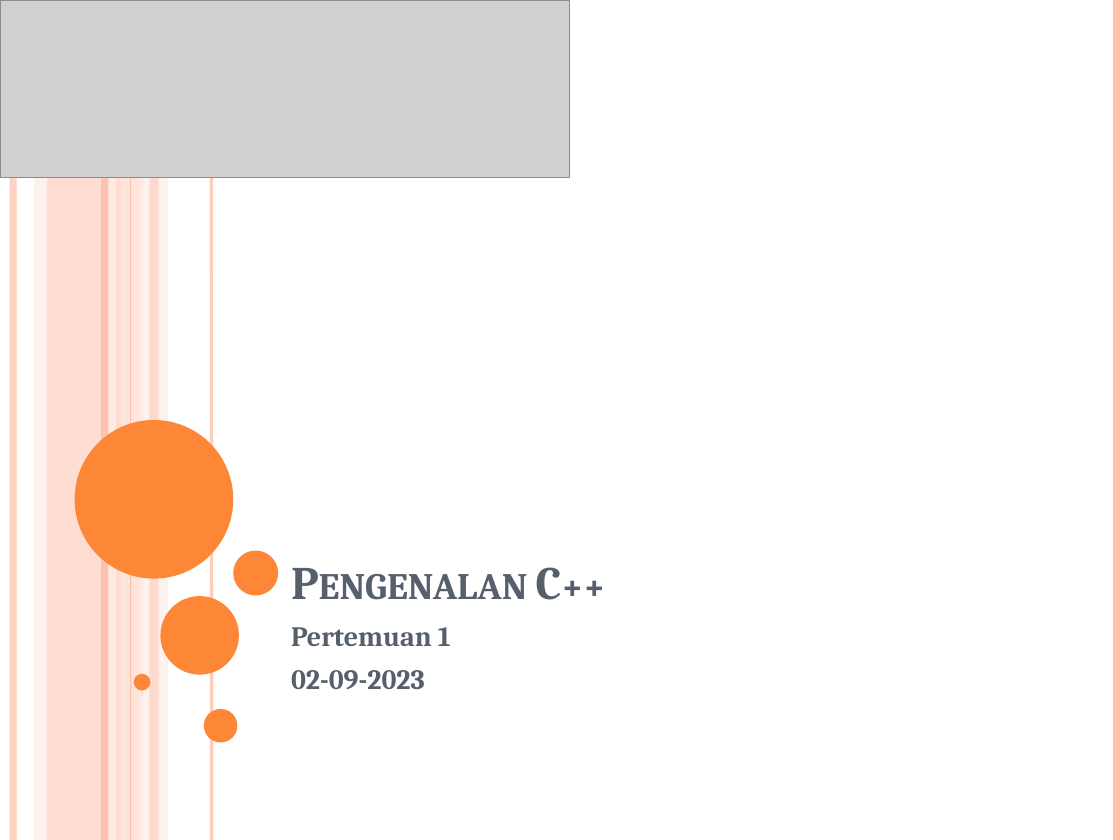
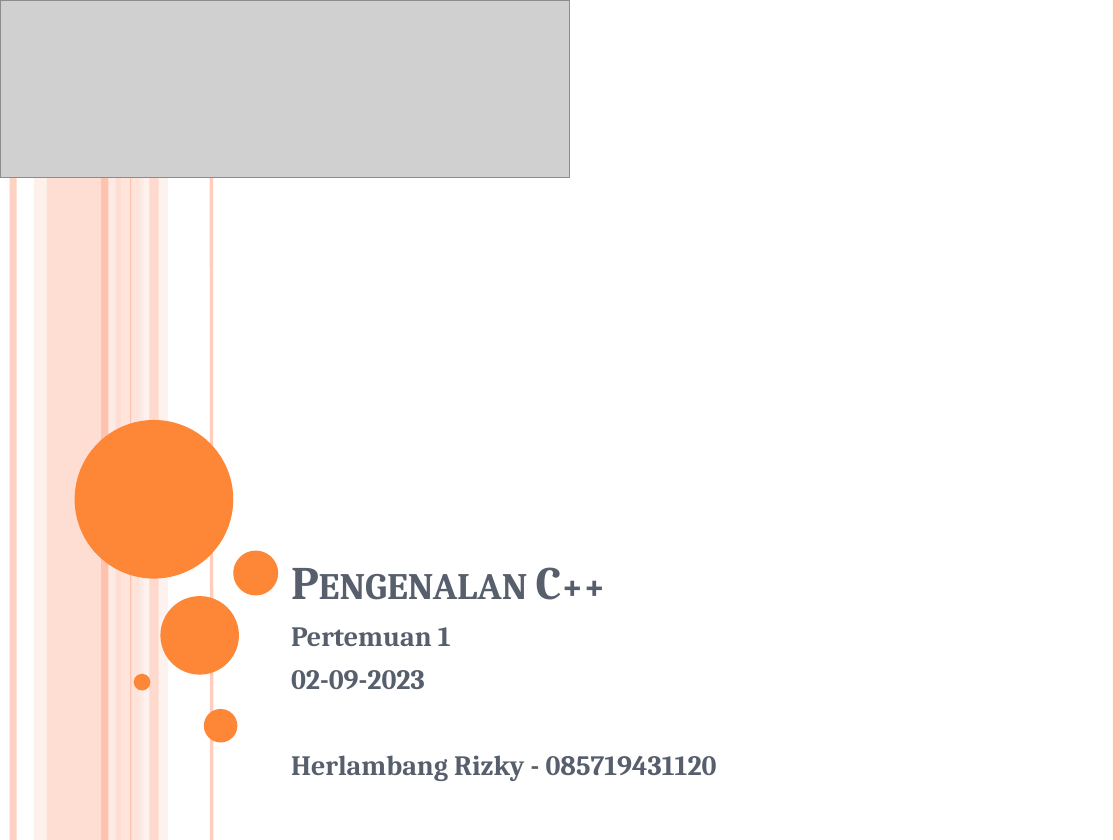
Before and after one commit to tandasanyu/Binus_CPP_2023, a slide deck: slide 1 of Pertemuan1/Pengenalan C++_Pertemuan1_02-09-2023.pptx. Drawn at 1120x840 pixels with LibreOffice and Linux fonts; fonts in the diff are those of the drawing; grey boxes stand for pictures. Boxes give left, top, right and bottom in pixels: in the first picture for what was removed or moved away, otherwise in the second. Text is boxed around its words. In the diff, an @@ line names an element or a change of style, - is before the commit and + after.

```diff
--- a/Pertemuan1/Pengenalan C++_Pertemuan1_02-09-2023.pptx
+++ b/Pertemuan1/Pengenalan C++_Pertemuan1_02-09-2023.pptx
@@ subtitle at bbox=[291, 755, 717, 781]: paragraph added @@
+Herlambang Rizky - 085719431120
```
